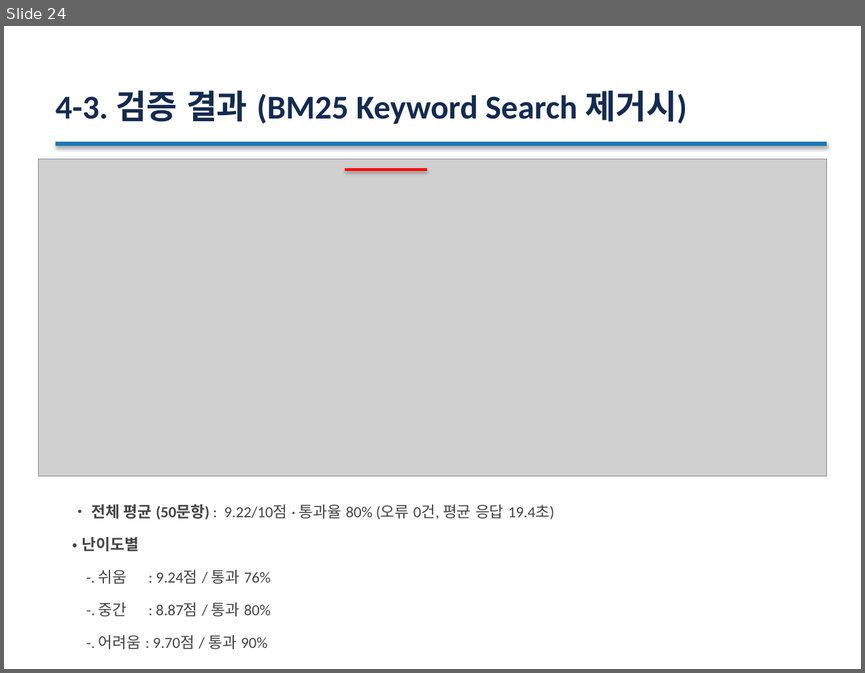
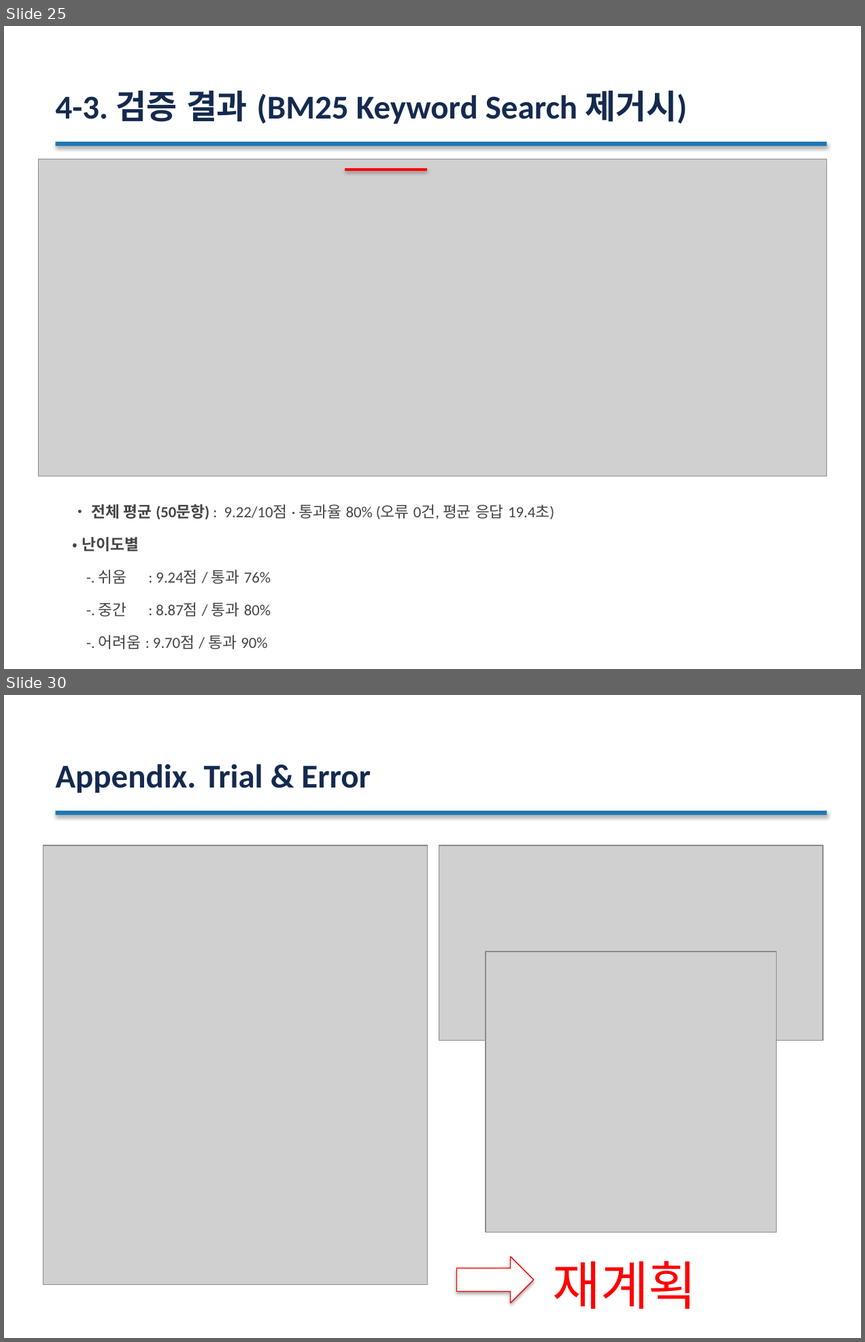
Before and after one commit to JVS-HADEV/test_repo, a slide deck: doitmyself/docs/traffic_law_z_overview.pptx. Shown one above the other, each under a label of ours: slide 24 before the commit, slides 25 and 30 after it; the slides between them are not shown. The pictures are 865x673 and 865x1342 pixels, drawn with LibreOffice and Linux fonts; fonts in the diff are those of the drawing; grey boxes stand for pictures. Boxes give left, top, right and bottom in pixels: in the first picture for what was removed or moved away, otherwise in the second. Text is boxed around its words. In the diff, an @@ line names an element or a change of style, - is before the commit and + after.

```diff
--- a/doitmyself/docs/traffic_law_z_overview.pptx
+++ b/doitmyself/docs/traffic_law_z_overview.pptx
@@ slide 30 added at (4,695,861,1338), background #FFFFFF @@
@@ title added at (56,764,371,793), 28 pt, text #142A4F, bold @@
+Appendix. Trial & Error
@@ rectangle added at (56,811,827,815), fill #1F77B4 @@
@@ picture added at (43,845,427,1284) @@
@@ picture added at (439,845,822,1040) @@
@@ picture added at (485,951,776,1232) @@
@@ right arrow added at (456,1256,534,1302), fill #FFFFFF, outline #FF0000 0.75 pt @@
@@ text added at (552,1261,696,1308), 44 pt, text #FF0000 @@
+재계획
@@ what was slide 24 is now slide 25 @@
```
Also in this commit, not shown: 7 slides changed, 4 other slides added, 5 other files.
